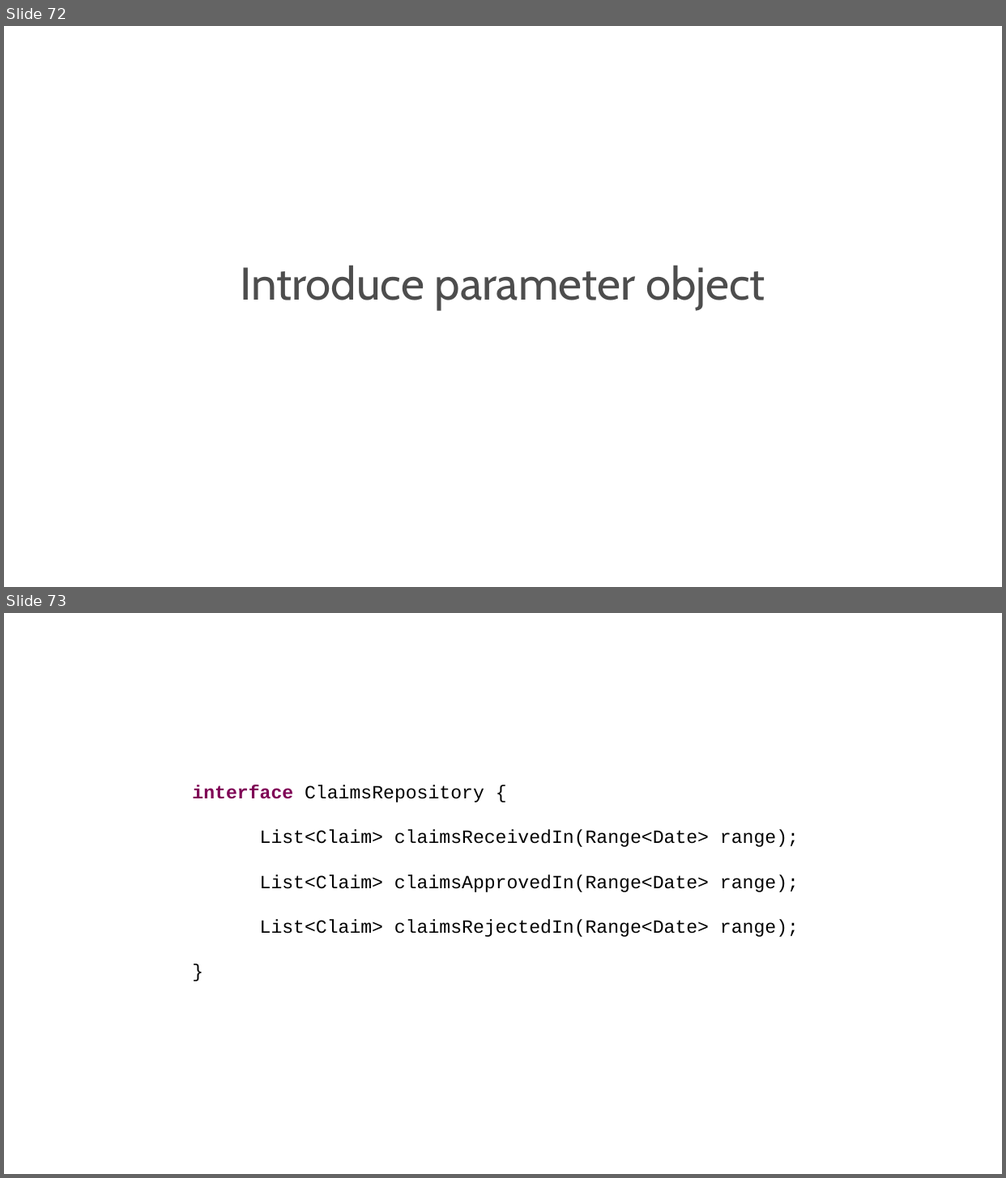
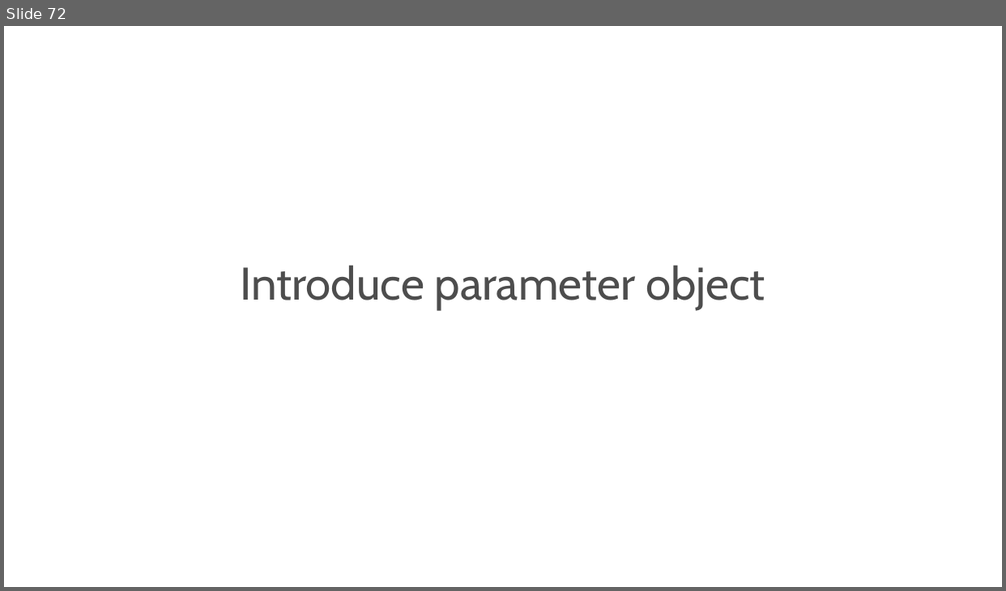
Before and after one commit to hexacta/HexactaLabs-NET, a slide deck: Presentaciones/2 - CleanCode.pptx. Shown one above the other, each under a label of ours: slides 72 and 73 before the commit, slide 72 after it. The pictures are 1006x1178 and 1006x591 pixels, drawn with LibreOffice and Linux fonts; fonts in the diff are those of the drawing; background and template pictures are left out. Boxes give left, top, right and bottom in pixels: in the first picture for what was removed or moved away, otherwise in the second. Text is boxed around its words. In the diff, an @@ line names an element or a change of style, - is before the commit and + after.

```diff
--- a/Presentaciones/2 - CleanCode.pptx
+++ b/Presentaciones/2 - CleanCode.pptx
@@ slide 73 removed at <box>4,613,1002,1174</box>, background picture (left out) @@
@@ text removed at <box>192,785,799,937</box> @@
-interface ClaimsRepository {
-List<Claim> claimsReceivedIn(Range<Date> range);
-List<Claim> claimsApprovedIn(Range<Date> range);
-List<Claim> claimsRejectedIn(Range<Date> range);
-}
```
Also in this commit, not shown: 6 slides changed, 15 slides added, 16 other slides removed, 1 other file.
